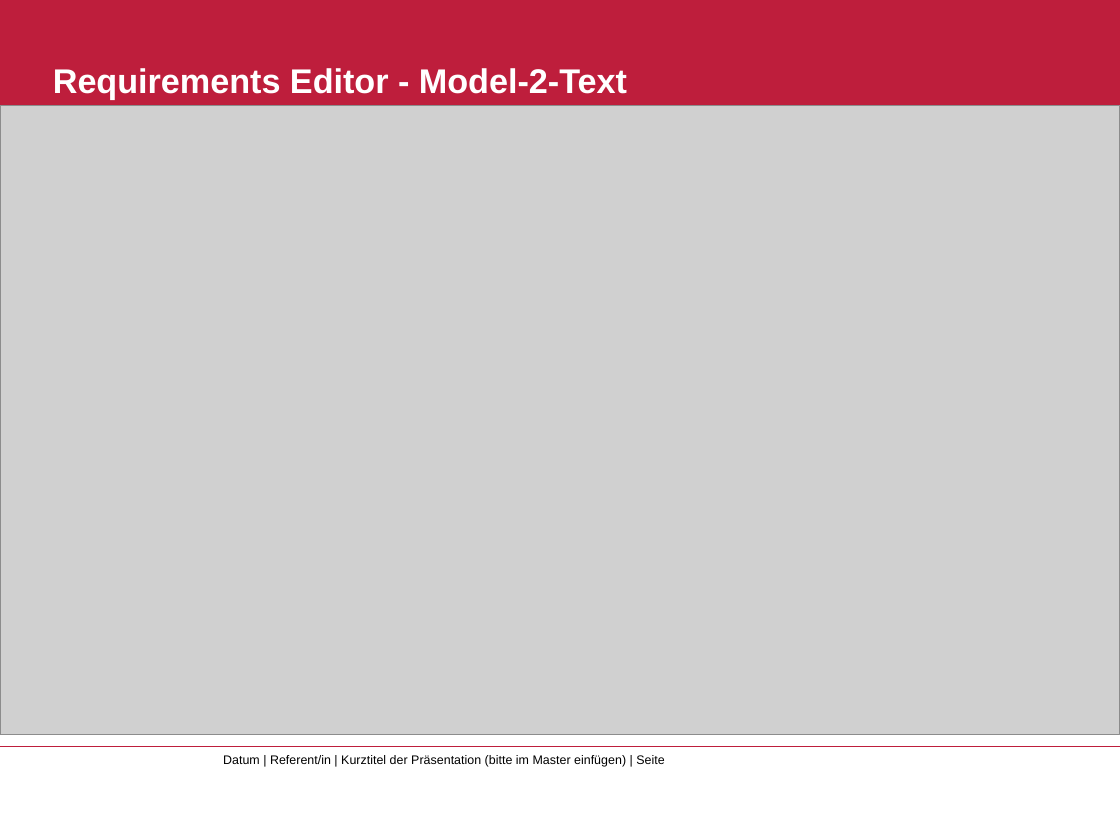
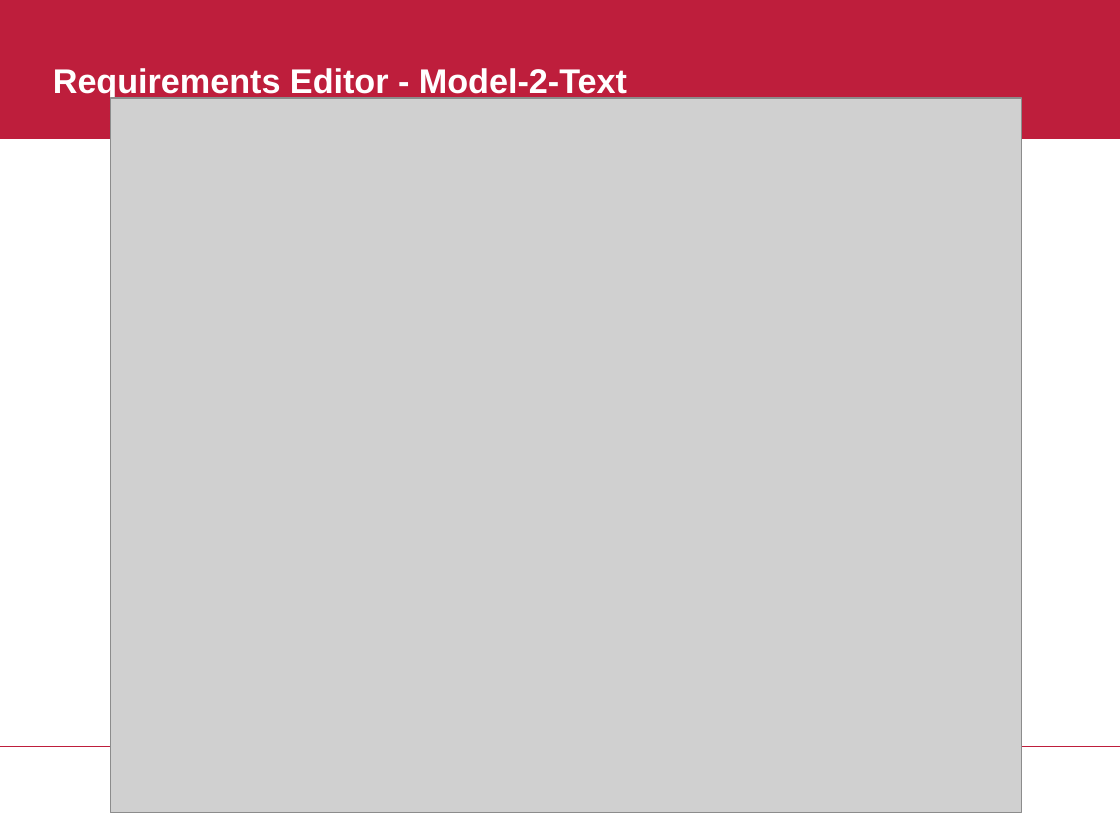
Before and after one commit to Kogoro/RequirementsEditor, a slide deck: slide 14 of PPT/MBSE - RequirementsEditor.pptx. Drawn at 1120x840 pixels with LibreOffice and Linux fonts; fonts in the diff are those of the drawing; grey boxes stand for pictures; background and template pictures are left out. Boxes give left, top, right and bottom in pixels: in the first picture for what was removed or moved away, otherwise in the second. Text is boxed around its words. In the diff, an @@ line names an element or a change of style, - is before the commit and + after.

```diff
--- a/PPT/MBSE - RequirementsEditor.pptx
+++ b/PPT/MBSE - RequirementsEditor.pptx
@@ picture: place and size @@
-picture at (0, 105, 1120, 735)
+picture at (110, 99, 1020, 813)
@@ text removed at (223, 755, 664, 767) @@
-Datum | Referent/in | Kurztitel der Präsentation (bitte im Master einfügen) | Seite
```
Also in this commit, not shown: 2 other slides changed, 1 slide removed, 3 other files.
